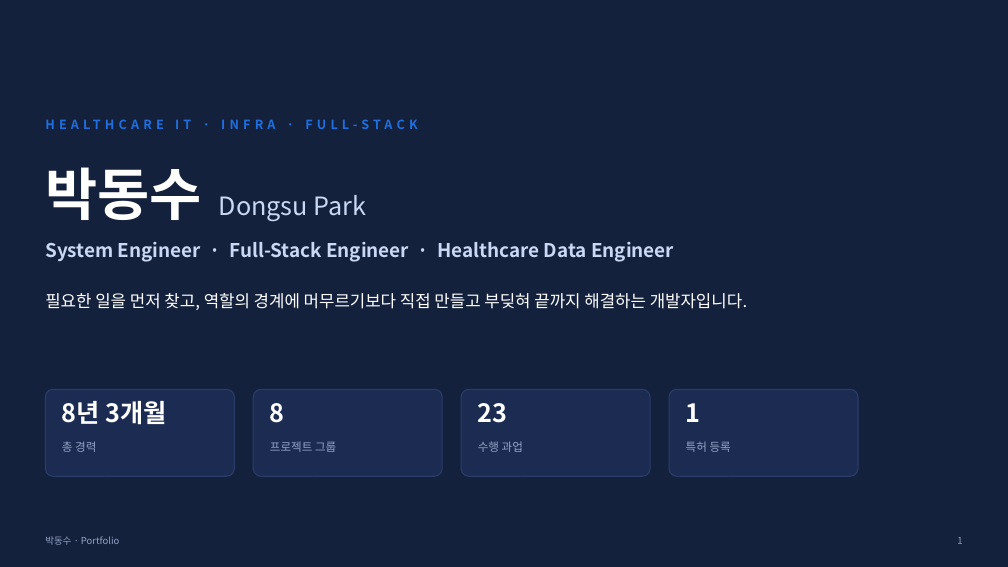
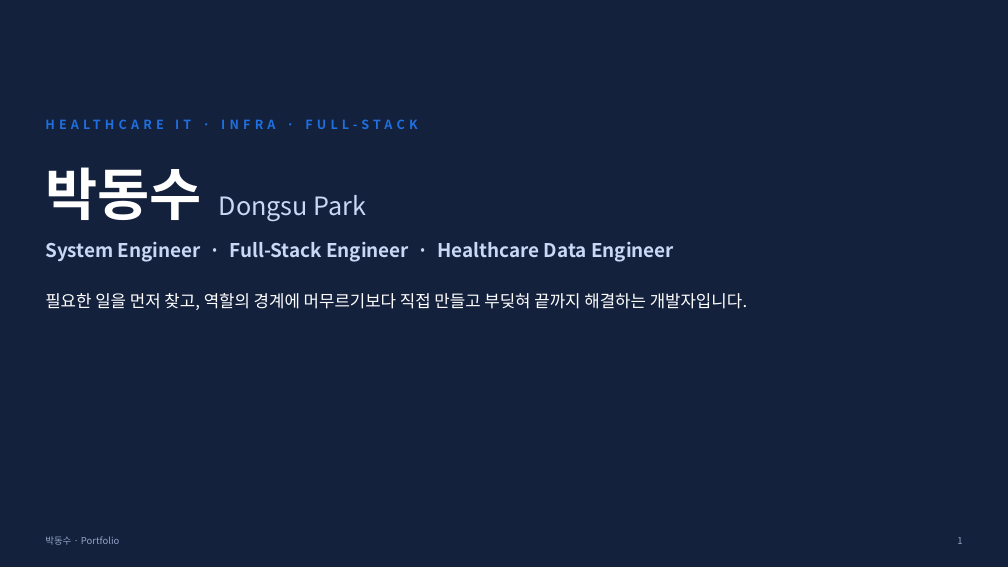
Before and after one commit to parkdongsu/parkdongsu.github.io, a slide deck: slide 1 of assets/Dongsu_Park_Portfolio.pptx. Drawn at 1008x567 pixels with LibreOffice and Linux fonts; fonts in the diff are those of the drawing. Boxes give left, top, right and bottom in pixels: in the first picture for what was removed or moved away, otherwise in the second. Text is boxed around its words. In the diff, an @@ line names an element or a change of style, - is before the commit and + after.

```diff
--- a/assets/Dongsu_Park_Portfolio.pptx
+++ b/assets/Dongsu_Park_Portfolio.pptx
@@ rounded rectangle removed at (x1=45, y1=389, x2=234, y2=476) @@
@@ rounded rectangle removed at (x1=253, y1=389, x2=442, y2=476) @@
@@ rounded rectangle removed at (x1=461, y1=389, x2=650, y2=476) @@
@@ rounded rectangle removed at (x1=669, y1=389, x2=858, y2=476) @@
@@ text removed at (x1=62, y1=401, x2=167, y2=425) @@
-8년 3개월
@@ text removed at (x1=270, y1=403, x2=285, y2=423) @@
-8
@@ text removed at (x1=478, y1=403, x2=508, y2=423) @@
-23
@@ text removed at (x1=686, y1=403, x2=701, y2=422) @@
-1
@@ text removed at (x1=62, y1=441, x2=96, y2=452) @@
-총 경력
@@ text removed at (x1=270, y1=442, x2=336, y2=452) @@
-프로젝트 그룹
@@ text removed at (x1=478, y1=441, x2=523, y2=452) @@
-수행 과업
@@ text removed at (x1=686, y1=442, x2=731, y2=452) @@
-특허 등록
```
Also in this commit, not shown: 30 other slides changed, 1 slide removed, 4 other files.
